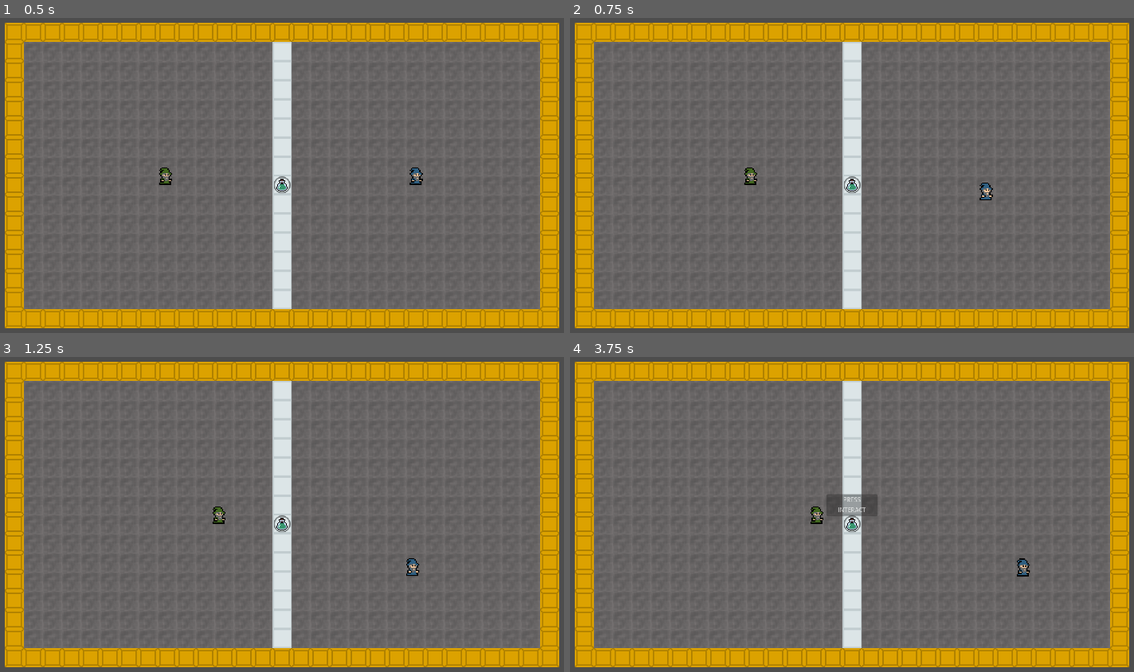
Above: before the commit, frames 1-4 (two rows, left to right).
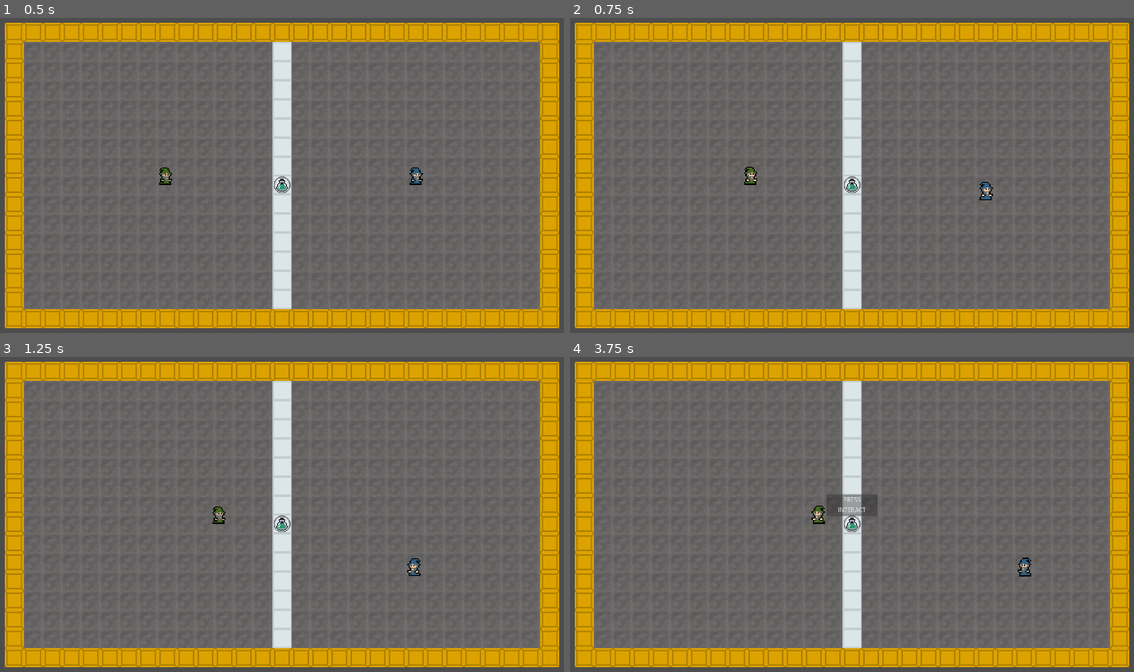
Above: after the commit, the same moments.

Repository: noriakisana/frankengamejam-2023
Game: Godot game, scene res://main.tscn
The game is run twice, just before and just after one commit, with the same random seed, the same clock (stepped at 60 frames per second) and the same inputs.
Inputs:
- Up to frame 1 (0.5 s): no input
- Up to frame 2 (0.75 s): tap Enter at 0.5 s; hold D (walk_right_p1) from 0.53 s (still down); hold Down (walk_down_p2) from 0.53 s (still down)
- Up to frame 3 (1.25 s): keep holding D (walk_right_p1); keep holding Down (walk_down_p2); tap Left (walk_left_p2) at 0.8 s
- Up to frame 4 (3.75 s): release D (walk_right_p1) at 1.28 s; release Down (walk_down_p2) at 1.28 s; hold S (walk_down_p1) 1.28-2.03 s; tap Left (walk_left_p2) at 1.35 s; tap Right (walk_right_p2) at 1.55 s; hold D (walk_right_p1) 2.03-2.78 s; hold Right (walk_right_p2) 2.03-2.78 s; tap Up (walk_up_p2) at 2.3, 2.85 s; hold W (walk_up_p1) 2.78-3.53 s; tap Down (walk_down_p2) at 3.05 s; hold A (walk_left_p1) from 3.53 s (still down); hold Left (walk_left_p2) from 3.53 s (still down); tap E (interact_p1) at 3.6 s

Frame 1 is identical in both runs. In frame 2, less than 0.1% of the frame differs, in the area x 30-75%, y 47-58%; in frame 3, less than 0.1%; in frame 4, 0.2%, in the area x 42-82%, y 47-70%.

Commit message:
added walking animation for player

Diff:
--- a/main.tscn
+++ b/main.tscn
@@ -25,47 +25,6 @@
 physics_layer_0/collision_layer = 1
 sources/0 = SubResource("TileSetAtlasSource_0v1r0")
 
-[sub_resource type="Animation" id="Animation_phwvv"]
-resource_name = "player_1_walk"
-length = 0.20001
-tracks/0/type = "value"
-tracks/0/imported = false
-tracks/0/enabled = true
-tracks/0/path = NodePath("Visual:frame")
-tracks/0/interp = 1
-tracks/0/loop_wrap = true
-tracks/0/keys = {
-"times": PackedFloat32Array(0, 0.1),
-"transitions": PackedFloat32Array(1, 1),
-"update": 1,
-"values": [0, 1]
-}
-
-[sub_resource type="AnimationLibrary" id="AnimationLibrary_b0gd5"]
-_data = {
-"player_1_walk": SubResource("Animation_phwvv")
-}
-
-[sub_resource type="Animation" id="Animation_yebbs"]
-resource_name = "player_2_walk"
-tracks/0/type = "value"
-tracks/0/imported = false
-tracks/0/enabled = true
-tracks/0/path = NodePath("Visual:frame")
-tracks/0/interp = 1
-tracks/0/loop_wrap = true
-tracks/0/keys = {
-"times": PackedFloat32Array(0, 0.1),
-"transitions": PackedFloat32Array(1, 1),
-"update": 1,
-"values": [0, 1]
-}
-
-[sub_resource type="AnimationLibrary" id="AnimationLibrary_etrnh"]
-_data = {
-"player_2_walk": SubResource("Animation_yebbs")
-}
-
 [node name="Main" type="Node2D"]
 
 [node name="TileMap" type="TileMap" parent="."]
@@ -91,22 +50,12 @@
 [node name="Player1" parent="." instance=ExtResource("2_01d6f")]
 position = Vector2(-210, 0)
 
-[node name="AnimationPlayer" type="AnimationPlayer" parent="Player1"]
-libraries = {
-"": SubResource("AnimationLibrary_b0gd5")
-}
-
 [node name="Player2" parent="." instance=ExtResource("2_01d6f")]
 position = Vector2(210, 0)
 is_player_1 = false
 
 [node name="Visual" parent="Player2" index="0"]
 texture = ExtResource("3_p8bcv")
-
-[node name="AnimationPlayer" type="AnimationPlayer" parent="Player2"]
-libraries = {
-"": SubResource("AnimationLibrary_etrnh")
-}
 
 [node name="Camera2D" type="Camera2D" parent="."]
 zoom = Vector2(1.8, 1.8)
--- a/player/player.gd
+++ b/player/player.gd
@@ -16,44 +16,67 @@
 var dir : Vector2
 
 func _unhandled_input(event):
+	var animationPlayer = $Visual/AnimationPlayer
 	if is_player_1:
 		if event is InputEventKey:
 			if event.is_action_pressed("walk_right_p1"):
 				right_pressed = 1
+				get_node("Visual").set_flip_h(false)
+				animationPlayer.play("player_walk")
 			if event.is_action_pressed("walk_left_p1"):
 				left_pressed = 1
+				get_node("Visual").set_flip_h(true)
+				animationPlayer.play("player_walk")
 			if event.is_action_pressed("walk_down_p1"):
 				down_pressed = 1
+				animationPlayer.play("player_walk")
 			if event.is_action_pressed("walk_up_p1"):
 				up_pressed = 1
+				animationPlayer.play("player_walk")
+
 
 			if event.is_action_released("walk_right_p1"):
 				right_pressed = 0
+				animationPlayer.stop()
 			if event.is_action_released("walk_left_p1"):
 				left_pressed = 0
+				animationPlayer.stop()
 			if event.is_action_released("walk_down_p1"):
 				down_pressed = 0
+				animationPlayer.stop()
 			if event.is_action_released("walk_up_p1"):
 				up_pressed = 0
+				animationPlayer.stop()
 	else:
 		if event is InputEventKey:
 			if event.is_action_pressed("walk_right_p2"):
 				right_pressed = 1
+				get_node("Visual").set_flip_h(false)
+				animationPlayer.play("player_walk")
 			if event.is_action_pressed("walk_left_p2"):
 				left_pressed = 1
+				get_node("Visual").set_flip_h(true)
+				print("test")
+				animationPlayer.play("player_walk")
 			if event.is_action_pressed("walk_down_p2"):
 				down_pressed = 1
+				animationPlayer.play("player_walk")
 			if event.is_action_pressed("walk_up_p2"):
 				up_pressed = 1
+				animationPlayer.play("player_walk")
 
 			if event.is_action_released("walk_right_p2"):
 				right_pressed = 0
+				animationPlayer.stop()
 			if event.is_action_released("walk_left_p2"):
 				left_pressed = 0
+				animationPlayer.stop()
 			if event.is_action_released("walk_down_p2"):
 				down_pressed = 0
+				animationPlayer.stop()
 			if event.is_action_released("walk_up_p2"):
 				up_pressed = 0
+				animationPlayer.stop()
 
 func _physics_process(delta):
 	dir = Vector2(
--- a/player/player.tscn
+++ b/player/player.tscn
@@ -1,7 +1,29 @@
-[gd_scene load_steps=4 format=3 uid="uid://c2jyk87ha2655"]
+[gd_scene load_steps=6 format=3 uid="uid://c2jyk87ha2655"]
 
 [ext_resource type="Script" path="res://player/player.gd" id="1_klph8"]
 [ext_resource type="Texture2D" uid="uid://584fhujvpqyc" path="res://player/player_1.png" id="2_8q6gh"]
+
+[sub_resource type="Animation" id="Animation_v1spg"]
+resource_name = "player_walk"
+length = 0.20001
+loop_mode = 1
+tracks/0/type = "value"
+tracks/0/imported = false
+tracks/0/enabled = true
+tracks/0/path = NodePath(".:frame")
+tracks/0/interp = 1
+tracks/0/loop_wrap = true
+tracks/0/keys = {
+"times": PackedFloat32Array(0, 0.1, 0.1001),
+"transitions": PackedFloat32Array(1, 1, 1),
+"update": 1,
+"values": [0, 0, 1]
+}
+
+[sub_resource type="AnimationLibrary" id="AnimationLibrary_jte4m"]
+_data = {
+"player_walk": SubResource("Animation_v1spg")
+}
 
 [sub_resource type="CircleShape2D" id="CircleShape2D_awoj0"]
 radius = 16.0
@@ -13,5 +35,10 @@
 texture = ExtResource("2_8q6gh")
 hframes = 2
 
+[node name="AnimationPlayer" type="AnimationPlayer" parent="Visual"]
+libraries = {
+"": SubResource("AnimationLibrary_jte4m")
+}
+
 [node name="CollisionShape2D" type="CollisionShape2D" parent="."]
 shape = SubResource("CircleShape2D_awoj0")
Not shown: 1 places in main.tscn that only renumber resources
